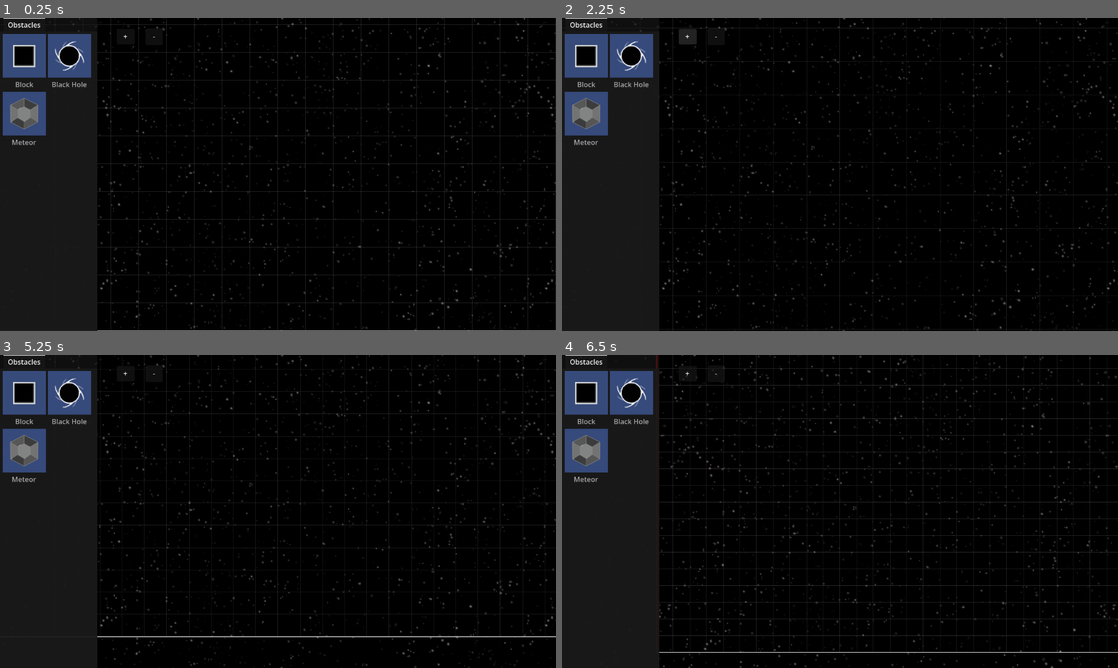
Above: before the commit, frames 1-4 (two rows, left to right).
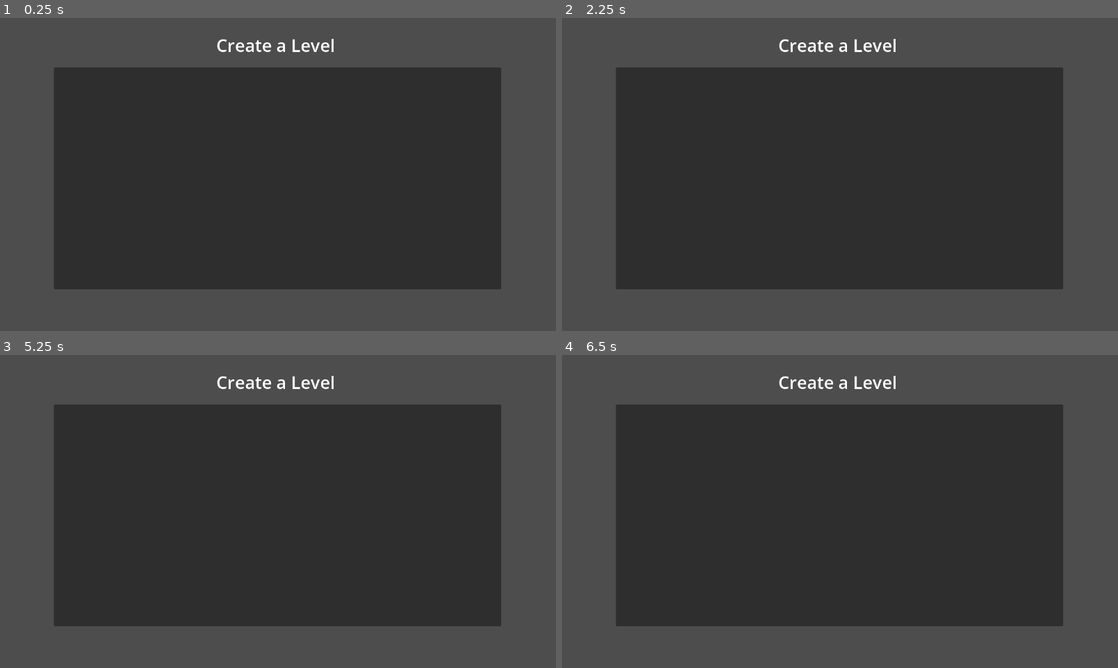
Above: after the commit, the same moments.

Repository: jzhang1890/level_editor
Game: Godot game, scene res://scenes/rooms/level_browser.tscn
The game is run twice, just before and just after one commit, with the same random seed, the same clock (stepped at 60 frames per second) and the same inputs. Before the commit the project starts from res://editor_root.tscn.
Inputs (mouse positions are in pixels of both pictures, inside the frame that each line leads up to):
- Up to frame 1 (0.25 s): no input
- Up to frame 2 (2.25 s): click (689, 36) at 0.5 s, where only the run before the commit has a clickable "+"; click (717, 36) at 1.25 s, where only the run before the commit has a clickable "-"; click (689, 36) at 2 s, where only the run before the commit has a clickable "+"
- Up to frame 3 (5.25 s): click (155, 373) at 2.75 s, where only the run before the commit has a clickable "-"; click (127, 373) at 3.5 s, where only the run before the commit has a clickable "+"; click (155, 373) at 4.25 s, where only the run before the commit has a clickable "-"; tap Enter at 5 s; move the mouse to (400, 495) at 5.02 s; click (400, 495) at 5.17 s
- Up to frame 4 (6.5 s): tap Space at 5.75 s; drag from (728, 527) to (812, 574) at 5.77 s

The runs differ from the first frame. In frame 1, 91% of the frame differs, in the area x 0-100%, y 0-100%; in frame 2, 93%; in frame 3, 93%; in frame 4, 92%.

Commit message:
add feature to save and load locally

Diff:
--- a/editor_root.gd
+++ b/editor_root.gd
@@ -14,12 +14,24 @@
 # Tracking for selection
 var selected_world_object: CollisionObject2D = null
 
-const GRID_SIZE: float = 64.0 # Set this to match your block sprite sizes (e.g., 30, 60)
+# Save path
+var current_save_path: String = "user://Levels/my_new_level.json"
+
+const GRID_SIZE: float = 64.0
 
 # Zoom settings
 var min_zoom: float = 0.5  # How far out you can see
 var max_zoom: float = 3.0  # How close you can zoom in
 var zoom_step: float = 0.2 # How much the buttons zoom per click
+
+func _ready() -> void:
+	# If the global script has a level queued up, load it immediately
+	if Global.level_to_load != "":
+		current_save_path = Global.level_to_load # Ensure we save over this exact file later
+		load_level(current_save_path)
+
+		# Clear the global variable so it doesn't accidentally load again next time
+		Global.level_to_load = ""
 
 func _unhandled_input(event: InputEvent) -> void:
 
@@ -101,7 +113,7 @@
 
 # Selection logic
 func check_for_object_at(pos: Vector2) -> CollisionObject2D:
-	# Use Godot's physics engine to poke the screen and see what's under the mouse
+	# Pokes the screen and see what's under the mouse
 	var space_state = get_world_2d().direct_space_state
 	var query = PhysicsPointQueryParameters2D.new()
 	query.position = pos
@@ -121,7 +133,7 @@
 		if selected_world_object.has_method("set_highlight"):
 			selected_world_object.set_highlight(false)
 
-	# 2. Update tracking variable
+	# 2. Update the selected variable
 	selected_world_object = new_object
 
 	# 3. Turn on the green highlight on the new object
@@ -146,3 +158,56 @@
 		new_object.global_position = Vector2(snapped_x, snapped_y)
 
 		room_canvas.add_child(new_object)
+
+# Save and Load Logic
+
+func _on_save_button_pressed() -> void:
+	# Ensure the directory exists before saving!
+	if not DirAccess.dir_exists_absolute("user://Levels"):
+		DirAccess.make_dir_absolute("user://Levels")
+
+	var level_data: Array = []
+	for child in room_canvas.get_children():
+		if child.scene_file_path != "":
+			var item_data = {
+				"scene_path": child.scene_file_path,
+				"x": child.global_position.x,
+				"y": child.global_position.y
+			}
+			level_data.append(item_data)
+
+	# Use the current_save_path variable here
+	var file = FileAccess.open(current_save_path, FileAccess.WRITE)
+	if file:
+		var json_string = JSON.stringify(level_data, "\t")
+		file.store_string(json_string)
+		file.close()
+		print("Level saved to: ", current_save_path)
+
+# Loading the level
+func load_level(target_path: String) -> void:
+	if not FileAccess.file_exists(target_path):
+		print("No save file found at: ", target_path)
+		return
+
+	change_selection(null)
+
+	for child in room_canvas.get_children():
+		child.queue_free()
+
+	var file = FileAccess.open(target_path, FileAccess.READ)
+	if file:
+		var json_string = file.get_as_text()
+		file.close()
+
+		var level_data = JSON.parse_string(json_string)
+
+		if typeof(level_data) == TYPE_ARRAY:
+			for item in level_data:
+				var resource = load(item["scene_path"])
+				if resource:
+					var new_object = resource.instantiate()
+					new_object.global_position = Vector2(item["x"], item["y"])
+					room_canvas.add_child(new_object)
+
+	print("Level loaded from: ", target_path)
--- a/editor_root.tscn
+++ b/editor_root.tscn
@@ -73,6 +73,15 @@
 offset_bottom = 62.0
 text = "-"
 
+[node name="SaveButton" type="Button" parent="EditorUI" unique_id=1743275501]
+offset_left = 1211.0
+offset_top = 22.0
+offset_right = 1252.0
+offset_bottom = 57.0
+text = "Save
+"
+
 [connection signal="item_selected" from="EditorUI/ObjectBrowser/Tabs/Obstacles" to="EditorUI" method="_on_obstacles_item_selected"]
 [connection signal="pressed" from="EditorUI/ZoomInbutton" to="." method="_on_zoom_in_button_pressed"]
 [connection signal="pressed" from="EditorUI/ZoomOutButton" to="." method="_on_zoom_out_button_pressed"]
+[connection signal="pressed" from="EditorUI/SaveButton" to="." method="_on_save_button_pressed"]
--- /dev/null
+++ b/global.gd
@@ -0,0 +1,4 @@
+extends Node
+
+# Stores the path of the level the user clicked on
+var level_to_load: String = ""
--- /dev/null
+++ b/level_browser.gd
@@ -0,0 +1,45 @@
+extends Control
+
+@onready var level_list: ItemList = $LevelList
+
+const LEVEL_DIR: String = "user://Levels"
+
+func _ready() -> void:
+	# 1. Ensure the folder actually exists on the computer
+	if not DirAccess.dir_exists_absolute(LEVEL_DIR):
+		DirAccess.make_dir_absolute(LEVEL_DIR)
+
+	# 2. Fill the list
+	populate_list()
+
+func populate_list() -> void:
+	level_list.clear()
+
+	# Open the directory and scan it
+	var dir = DirAccess.open(LEVEL_DIR)
+	if dir:
+		dir.list_dir_begin()
+		var file_name = dir.get_next()
+
+		# Loop through every file inside the folder
+		while file_name != "":
+			if not dir.current_is_dir() and file_name.ends_with(".json"):
+				# Clean up the name for the UI (removes the ".json" extension for a cleaner look)
+				var clean_name = file_name.replace(".json", "")
+				var index = level_list.add_item(clean_name)
+
+				# Save the full path in the metadata so we can load it later
+				level_list.set_item_metadata(index, LEVEL_DIR + "/" + file_name)
+
+			file_name = dir.get_next()
+
+# Connect this to the 'item_selected' signal on your ItemList!
+func _on_level_list_item_selected(index: int) -> void:
+	# 1. Grab the path from the item we clicked
+	var selected_path = level_list.get_item_metadata(index)
+
+	# 2. Store it in global.gd
+	Global.level_to_load = selected_path
+
+	# 3. Load the Editor Scene (Make sure this path matches your exact editor scene name!)
+	get_tree().change_scene_to_file("res://editor_root.tscn")
--- a/project.godot
+++ b/project.godot
@@ -11,9 +11,13 @@
 [application]
 
 config/name="Level Editor"
-run/main_scene="uid://cv61yr4jbuhfq"
+run/main_scene="uid://g7j8v0im2qke"
 config/features=PackedStringArray("4.6", "Mobile")
 config/icon="res://icon.svg"
+
+[autoload]
+
+Global="*uid://dc2hre24eopif"
 
 [display]
 
--- a/scenes/Objects/black_hole.tscn
+++ b/scenes/Objects/black_hole.tscn
@@ -11,9 +11,9 @@
 rotation_speed = 30
 metadata/_custom_type_script = "uid://dgwjjvf5qi2ki"
 
-[node name="BlackholeSprite" type="Sprite2D" parent="." unique_id=276152179]
+[node name="Sprite2D" type="Sprite2D" parent="." unique_id=276152179]
 texture = ExtResource("2_ab8mr")
 
 [node name="CollisionShape2D" type="CollisionShape2D" parent="." unique_id=34475592]
-position = Vector2(-4, -9)
+position = Vector2(-3, 0)
 shape = SubResource("CircleShape2D_r8fna")
--- /dev/null
+++ b/scenes/rooms/level_browser.tscn
@@ -0,0 +1,30 @@
+[gd_scene format=3 uid="uid://g7j8v0im2qke"]
+
+[ext_resource type="Script" uid="uid://ovb0i6lrdv4v" path="res://level_browser.gd" id="1_swctr"]
+
+[node name="LevelBrowser" type="Control" unique_id=935588708]
+layout_mode = 3
+anchors_preset = 0
+offset_right = 40.0
+offset_bottom = 40.0
+script = ExtResource("1_swctr")
+
+[node name="LevelsLabel" type="Label" parent="." unique_id=294336459]
+layout_mode = 0
+offset_left = 409.0
+offset_top = 28.0
+offset_right = 861.0
+offset_bottom = 98.0
+theme_override_font_sizes/font_size = 40
+text = "Create a Level"
+horizontal_alignment = 1
+vertical_alignment = 1
+
+[node name="LevelList" type="ItemList" parent="." unique_id=1739637595]
+layout_mode = 0
+offset_left = 124.0
+offset_top = 114.0
+offset_right = 1154.0
+offset_bottom = 624.0
+
+[connection signal="item_selected" from="LevelList" to="." method="_on_level_list_item_selected"]
--- a/scripts/Objects/spinning_obstacle.gd
+++ b/scripts/Objects/spinning_obstacle.gd
@@ -10,4 +10,4 @@
 
 # Called every frame. 'delta' is the elapsed time since the previous frame.
 func _process(delta: float) -> void:
-	rotation_degrees += rotation_speed * delta
+	$Sprite2D.rotation_degrees += rotation_speed * delta
Binary file changed: Sprites/Obstacles/black_hole.png
Binary file changed: Sprites/Obstacles/meteor.png
Not shown, added: global.gd.uid
Not shown, added: level_browser.gd.uid
